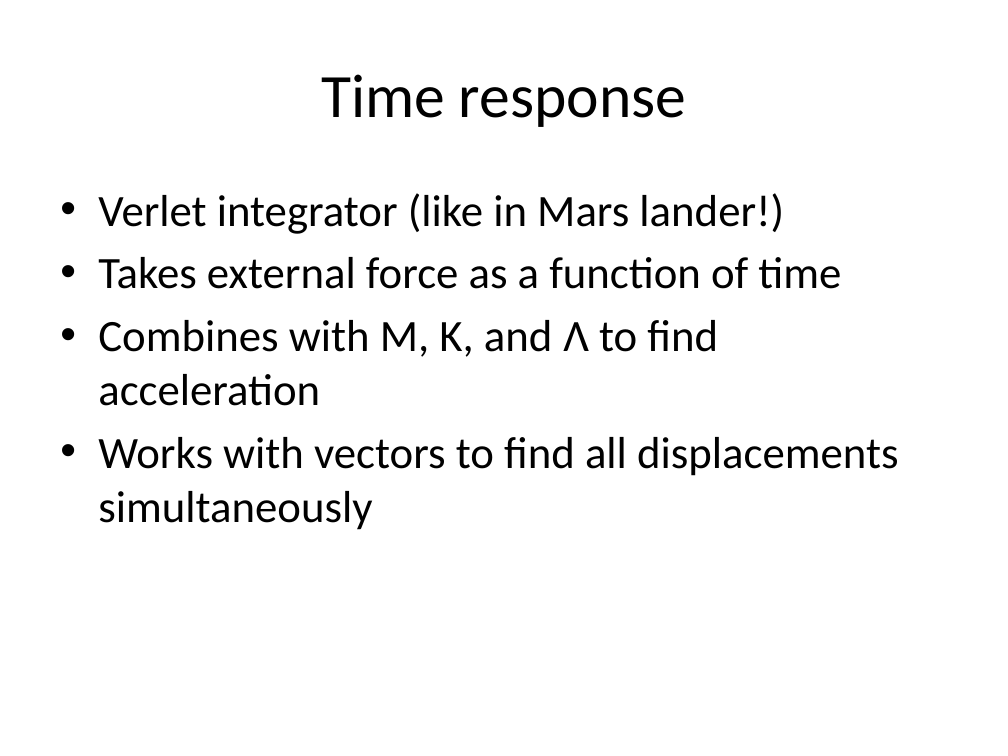
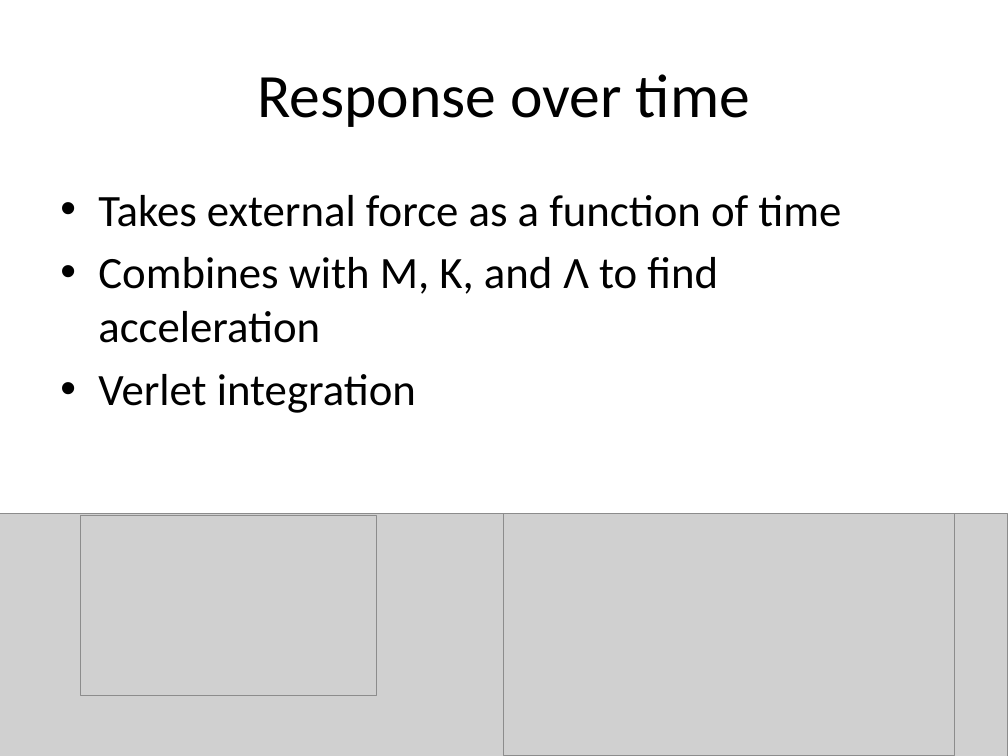
Before and after one commit to eric-wieser/cued-icw, a slide deck: slide 5 of powerpoint.pptx. Drawn at 1008x756 pixels with LibreOffice and Linux fonts; fonts in the diff are those of the drawing; grey boxes stand for pictures. Boxes give left, top, right and bottom in pixels: in the first picture for what was removed or moved away, otherwise in the second. Text is boxed around its words. In the diff, an @@ line names an element or a change of style, - is before the commit and + after.

```diff
--- a/powerpoint.pptx
+++ b/powerpoint.pptx
@@ title at (257, 74, 750, 127): text changed @@
-Time response
+Response over time
@@ text at (98, 193, 784, 234): paragraph removed @@
-• Verlet integrator (like in Mars lander!)
@@ text at (98, 374, 416, 413): text changed @@
-• Works with vectors to find all displacements simultaneously
+• Verlet integration
@@ picture added at (0, 514, 1008, 756) @@
@@ picture added at (81, 516, 377, 696) @@
@@ picture added at (504, 514, 955, 756) @@
```
Also in this commit, not shown: 9 other slides changed, 2 slides added, 1 slide removed.
